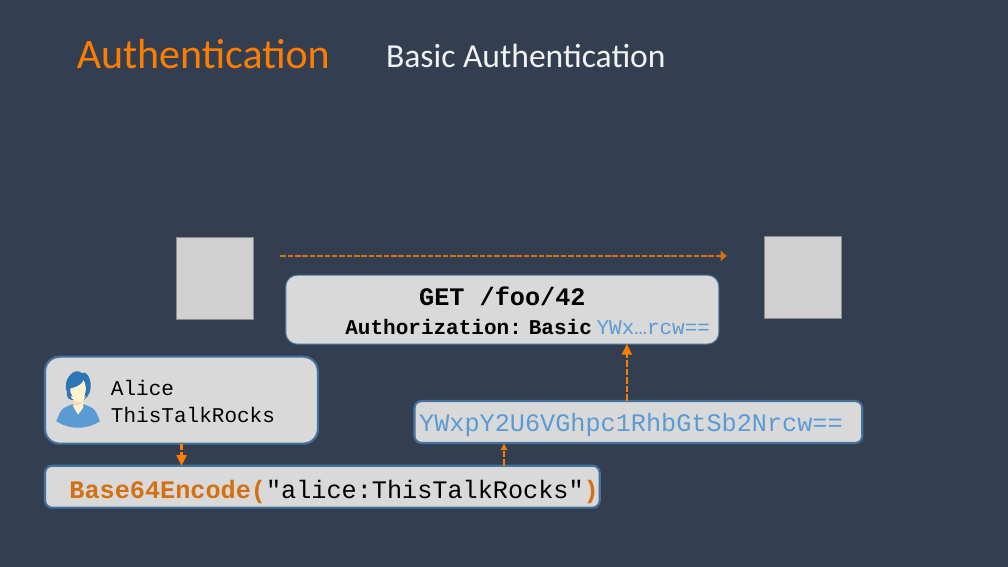
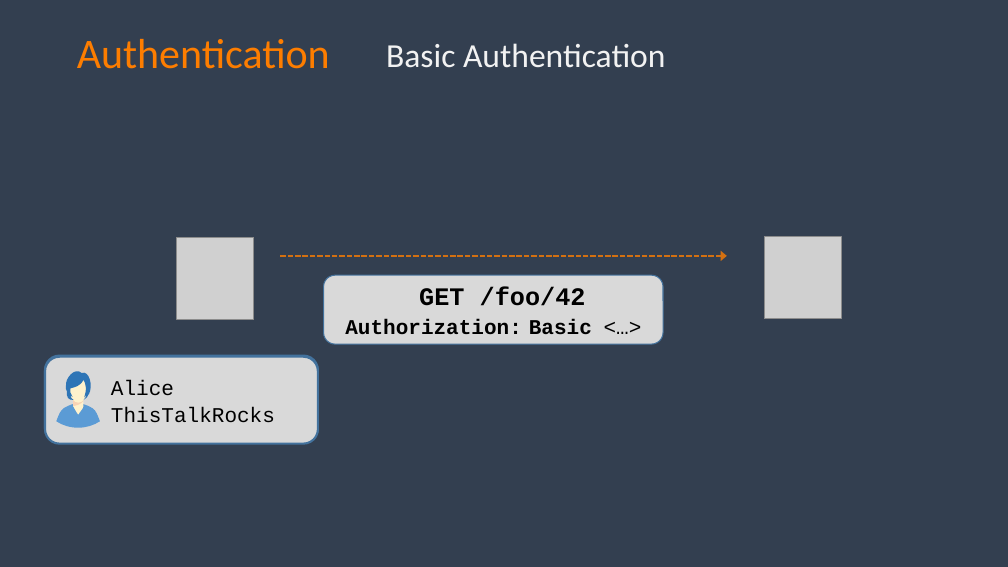
Before and after one commit to spetryjohnson/talk-PracticalAuthForDevs, a slide deck: slide 34 of Authentication for Non-Developers.pptx (slide 35 before the commit). Drawn at 1008x567 pixels with LibreOffice and Linux fonts; fonts in the diff are those of the drawing; grey boxes stand for pictures. Boxes give left, top, right and bottom in pixels: in the first picture for what was removed or moved away, otherwise in the second. Text is boxed around its words. In the diff, an @@ line names an element or a change of style, - is before the commit and + after.

```diff
--- a/Authentication for Non-Developers.pptx
+++ b/Authentication for Non-Developers.pptx
@@ rounded rectangle resized from (x1=286, y1=275, x2=719, y2=344) to (x1=324, y1=275, x2=663, y2=344) @@
@@ text removed at (x1=597, y1=320, x2=710, y2=334) @@
-YWx…rcw==
@@ text added at (x1=597, y1=309, x2=650, y2=343), 20 pt, text #000000 @@
+<…>
@@ arrow removed from (627, 401) to (627, 344) @@
@@ rounded rectangle removed at (x1=414, y1=402, x2=862, y2=444) @@
@@ text removed at (x1=419, y1=413, x2=843, y2=436) @@
-YWxpY2U6VGhpc1RhbGtSb2Nrcw==
@@ arrow removed from (181, 444) to (181, 466) @@
@@ arrow removed from (504, 466) to (504, 444) @@
@@ rounded rectangle removed at (x1=45, y1=466, x2=600, y2=508) @@
@@ text removed at (x1=69, y1=479, x2=598, y2=506) @@
-Base64Encode("alice:ThisTalkRocks")
```
Also in this commit, not shown: 9 other slides changed, 4 slides added, 1 slide removed.
